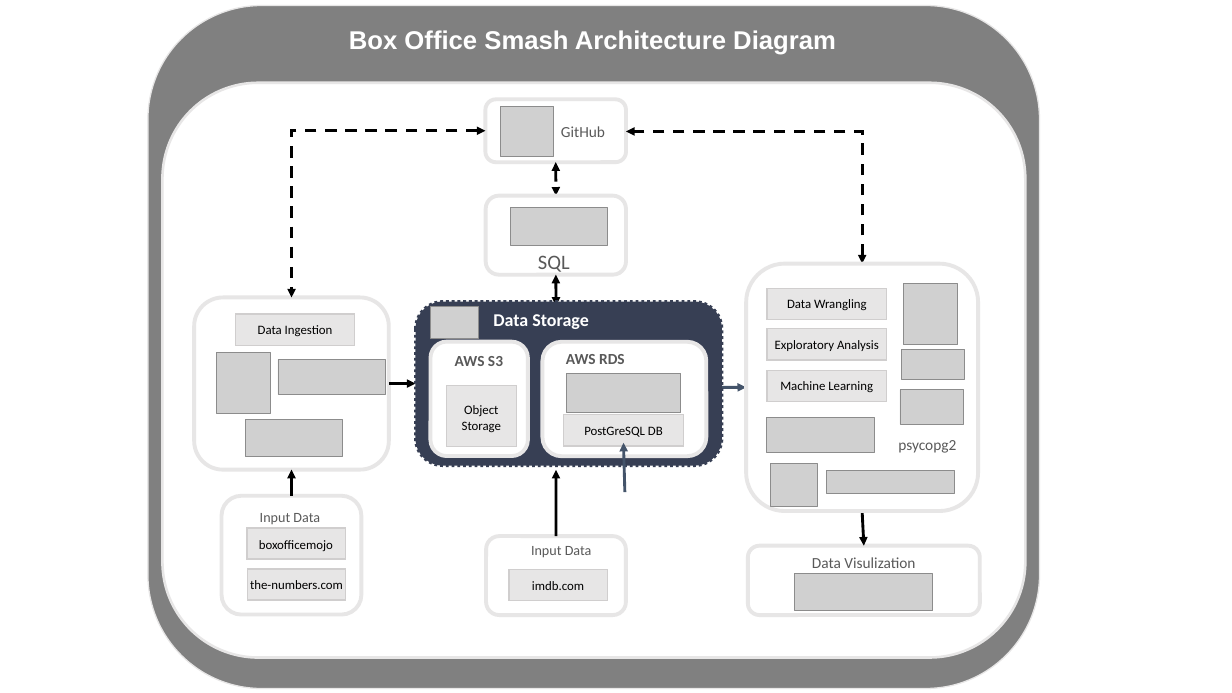
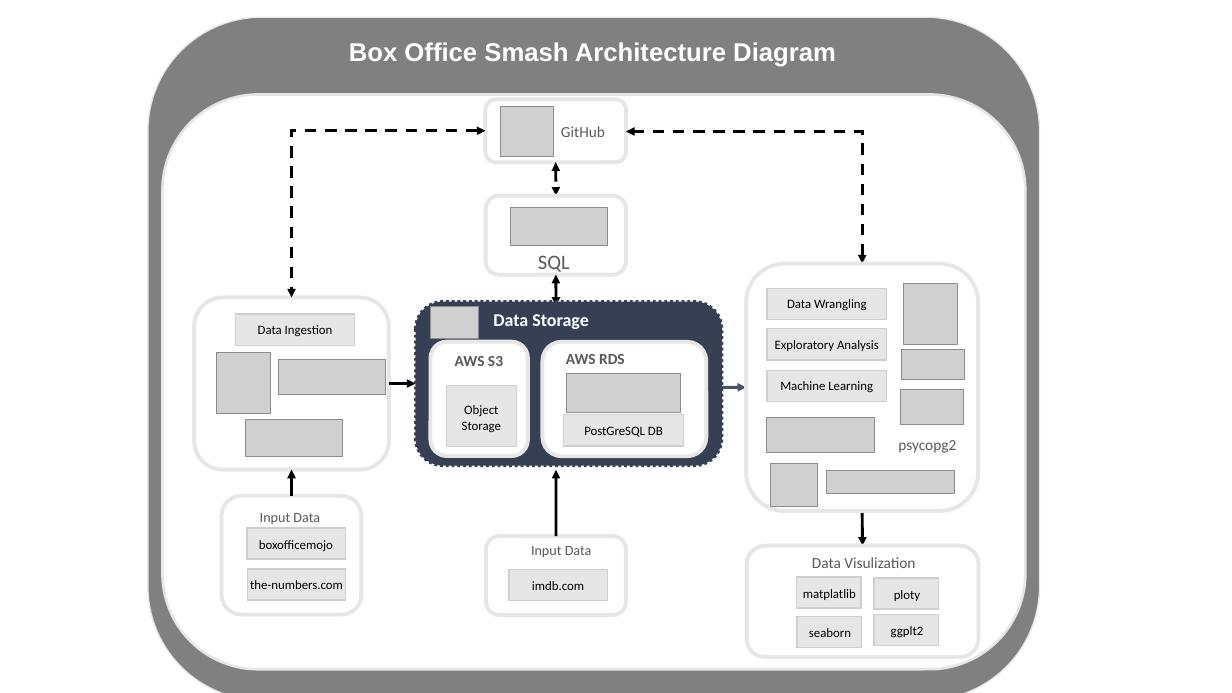
Before and after one commit to benyapiya/Box-Office-Smash, a slide deck: slide 1 of docs/box_office_smash.pptx. Drawn at 1232x693 pixels with LibreOffice and Linux fonts; fonts in the diff are those of the drawing; grey boxes stand for pictures. Boxes give left, top, right and bottom in pixels: in the first picture for what was removed or moved away, otherwise in the second. Text is boxed around its words. In the diff, an @@ line names an element or a change of style, - is before the commit and + after.

Commit message:
update architecture diagram

```diff
--- a/docs/box_office_smash.pptx
+++ b/docs/box_office_smash.pptx
@@ 2 rounded rectangles, 1 text: place and size @@
-2 rounded rectangles, 1 text at bbox=[148, 6, 1040, 689]
+2 rounded rectangles, 1 text at bbox=[148, 18, 1040, 693]
@@ arrow removed from (625, 493) to (624, 443) @@
@@ rounded rectangle: place and size @@
-rounded rectangle at bbox=[748, 546, 980, 616]
+rounded rectangle at bbox=[747, 546, 979, 658]
@@ picture removed at bbox=[795, 574, 933, 611] @@
@@ group added at bbox=[797, 578, 939, 648]: 4 rectangles, 4 texts @@
+matplatlib
+ploty
+seaborn
+ggplt2
```
